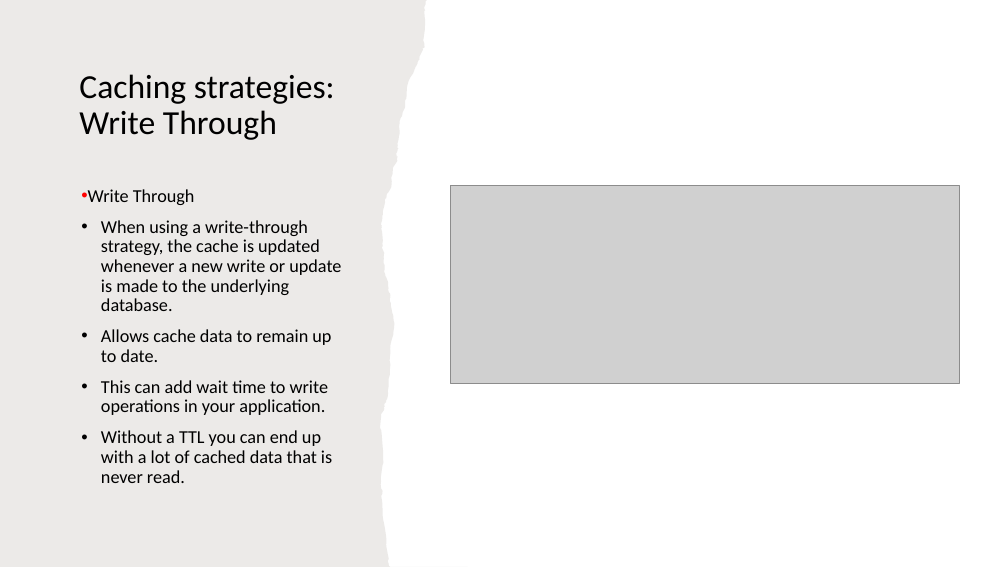
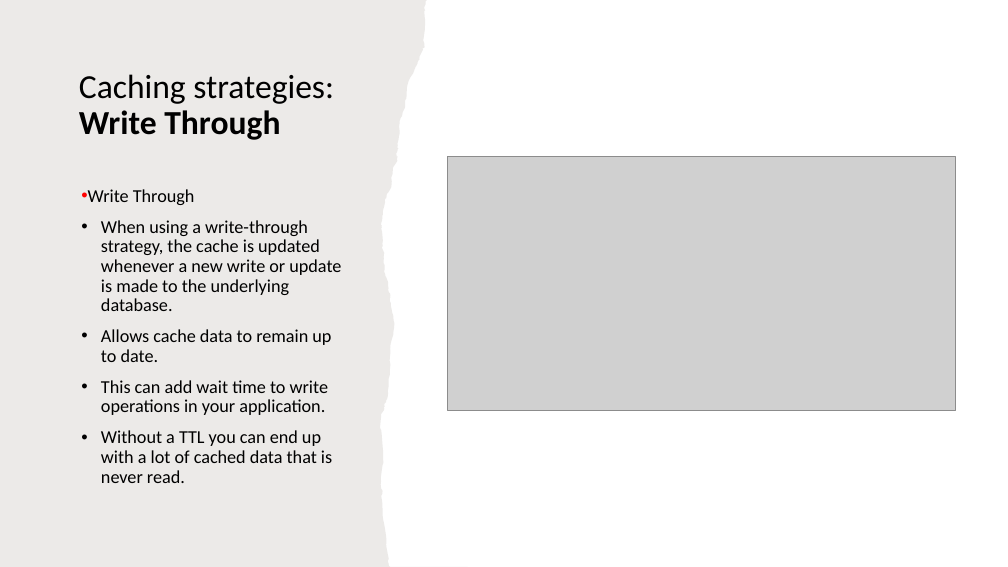
Before and after one commit to IlyaChakun/aws-iba-courses, a slide deck: slide 10 of lecture-materials/Databases/elastiCache/elastiCache.pptx. Drawn at 1008x567 pixels with LibreOffice and Linux fonts; fonts in the diff are those of the drawing; grey boxes stand for pictures. Boxes give left, top, right and bottom in pixels: in the first picture for what was removed or moved away, otherwise in the second. Text is boxed around its words. In the diff, an @@ line names an element or a change of style, - is before the commit and + after.

```diff
--- a/lecture-materials/Databases/elastiCache/elastiCache.pptx
+++ b/lecture-materials/Databases/elastiCache/elastiCache.pptx
@@ title "Caching strategies: Write Through" at box(79, 74, 334, 140): bold on in "Write Through" @@
@@ picture: place and size @@
-picture at box(451, 185, 960, 383)
+picture at box(448, 157, 956, 410)
```
Also in this commit, not shown: 4 other slides changed, 8 slides added, 3 slides removed, 14 other files.
